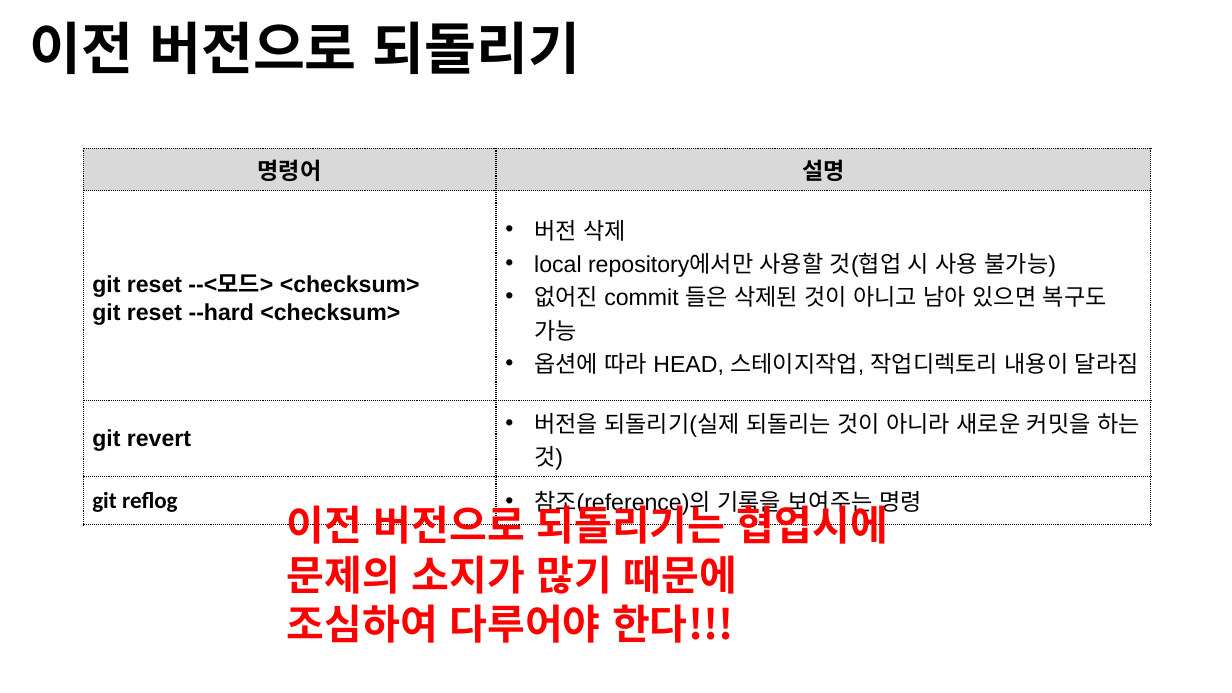
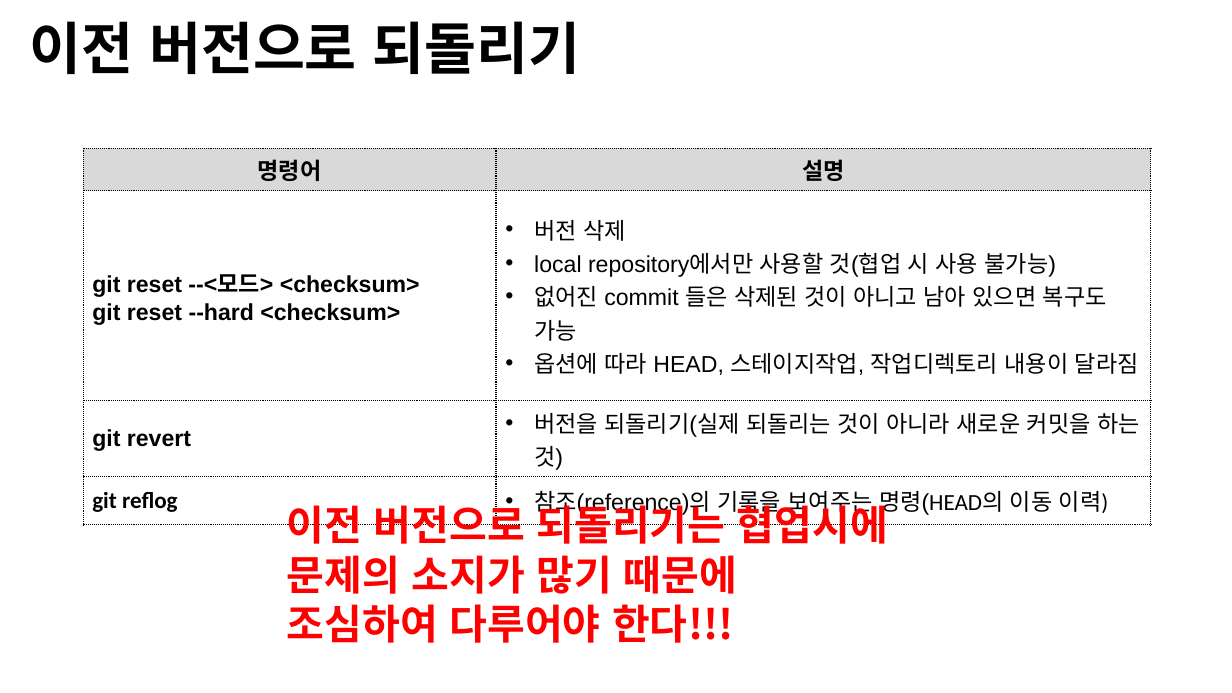
Before and after one commit to Open-Source-Programming/OpenSource-Lec, a slide deck: slide 7 of 07-Git2.pptx. Drawn at 1232x693 pixels with LibreOffice and Linux fonts; fonts in the diff are those of the drawing; background and template pictures are left out. Boxes give left, top, right and bottom in pixels: in the first picture for what was removed or moved away, otherwise in the second. Text is boxed around its words. In the diff, an @@ line names an element or a change of style, - is before the commit and + after.

```diff
--- a/07-Git2.pptx
+++ b/07-Git2.pptx
@@ table at box(83, 148, 1152, 520) @@
-row 4, column 2: 참조(reference)의 기록을 보여주는 명령
+row 4, column 2: 참조(reference)의 기록을 보여주는 명령(HEAD의 이동 이력)
```
Also in this commit, not shown: 13 other slides changed, 1 slide added, 1 other file.
